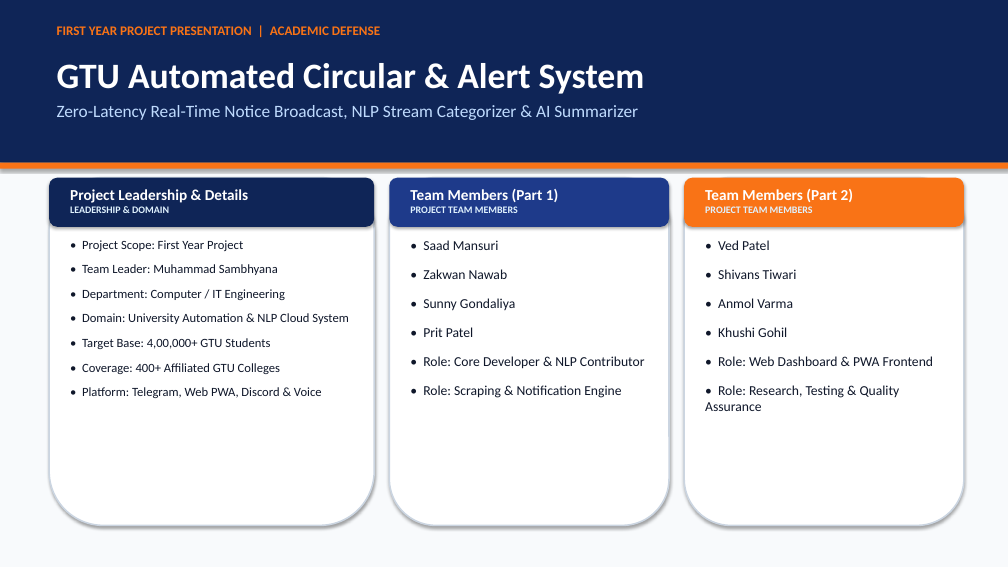
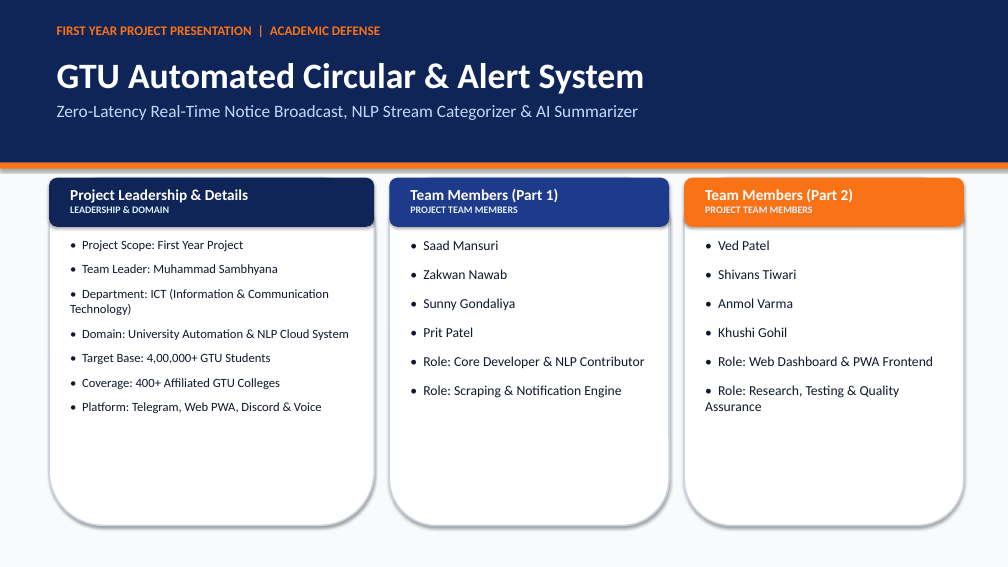
Before and after one commit to SMuhammad24/GTUAlertsystem, a slide deck: slide 1 of PPT_GTU_Alert_System_Presentation.pptx. Drawn at 1008x567 pixels with LibreOffice and Linux fonts; fonts in the diff are those of the drawing. Boxes give left, top, right and bottom in pixels: in the first picture for what was removed or moved away, otherwise in the second. Text is boxed around its words. In the diff, an @@ line names an element or a change of style, - is before the commit and + after.

Commit message:
Update department to ICT (Information & Communication Technology)

```diff
--- a/PPT_GTU_Alert_System_Presentation.pptx
+++ b/PPT_GTU_Alert_System_Presentation.pptx
@@ text at [70, 289, 329, 315]: text changed @@
-• Department: Computer / IT Engineering
+• Department: ICT (Information & Communication Technology)
```
Also in this commit, not shown: 9 other slides changed, 5 other files.
